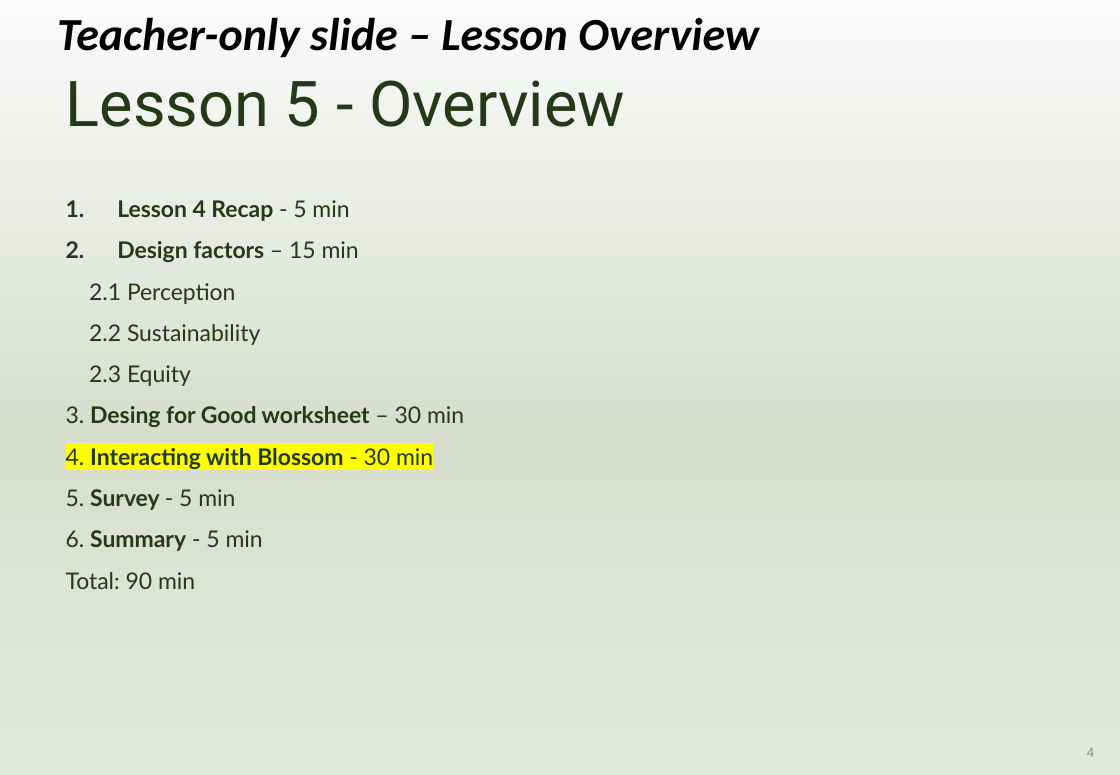
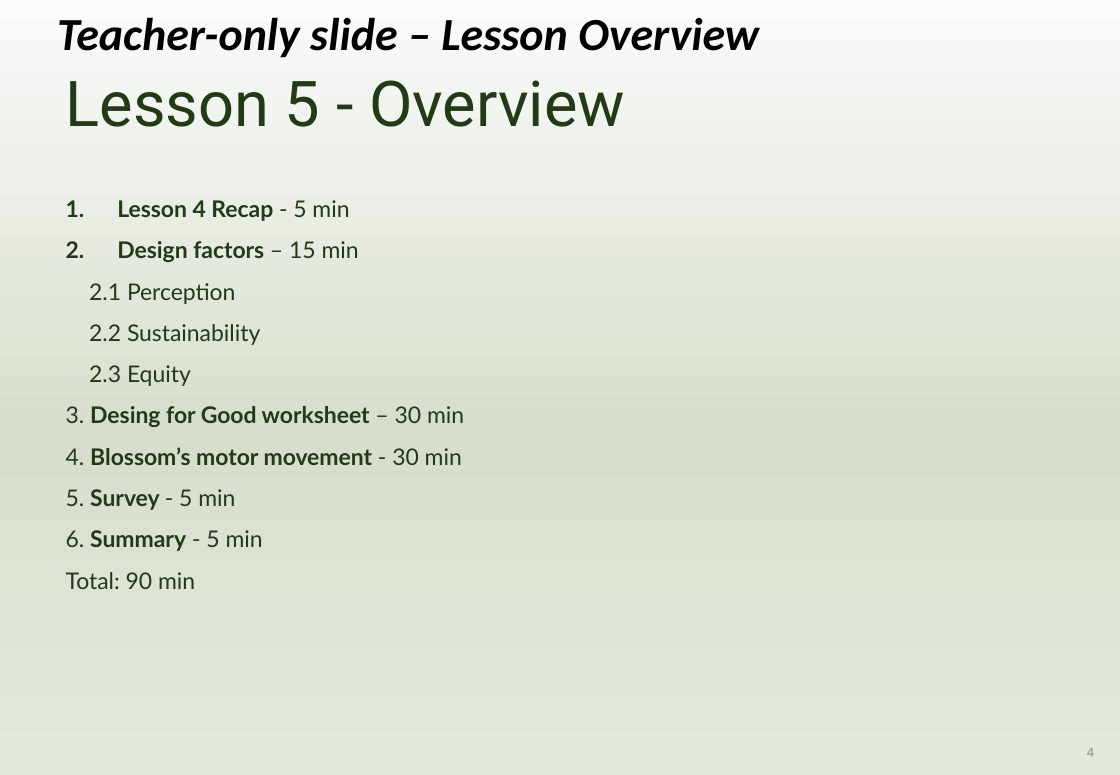
Before and after one commit to OutbackRobots/Outback-Robots-Hub, a slide deck: slide 4 of docs/assets/slides/OutbackRobots_Lesson5_Slides_DesignforGood.pptx. Drawn at 1120x775 pixels with LibreOffice and Linux fonts; fonts in the diff are those of the drawing; background and template pictures are left out. Boxes give left, top, right and bottom in pixels: in the first picture for what was removed or moved away, otherwise in the second. Text is boxed around its words. In the diff, an @@ line names an element or a change of style, - is before the commit and + after.

```diff
--- a/docs/assets/slides/OutbackRobots_Lesson5_Slides_DesignforGood.pptx
+++ b/docs/assets/slides/OutbackRobots_Lesson5_Slides_DesignforGood.pptx
@@ text at bbox=[66, 447, 462, 465]: text changed @@
-  4. Interacting with Blossom - 30 min
+  4. Blossom’s motor movement - 30 min
```
Also in this commit, not shown: 2 other slides changed, 2 slides added, 1 slide removed, 4 other files.
